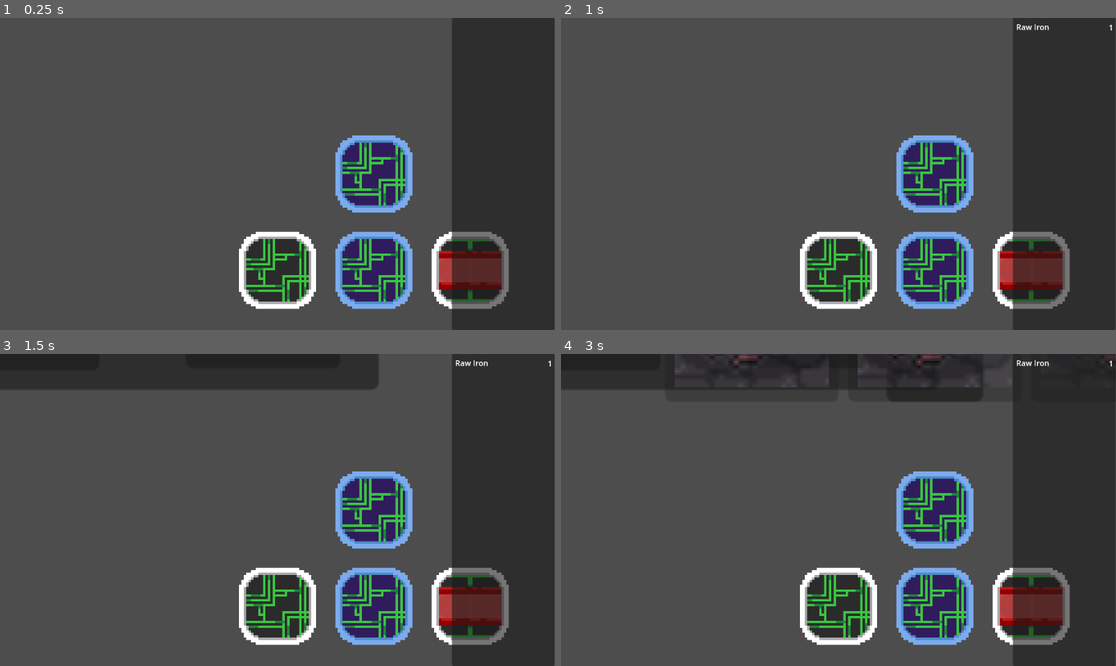
Above: before the commit, frames 1-4 (two rows, left to right).
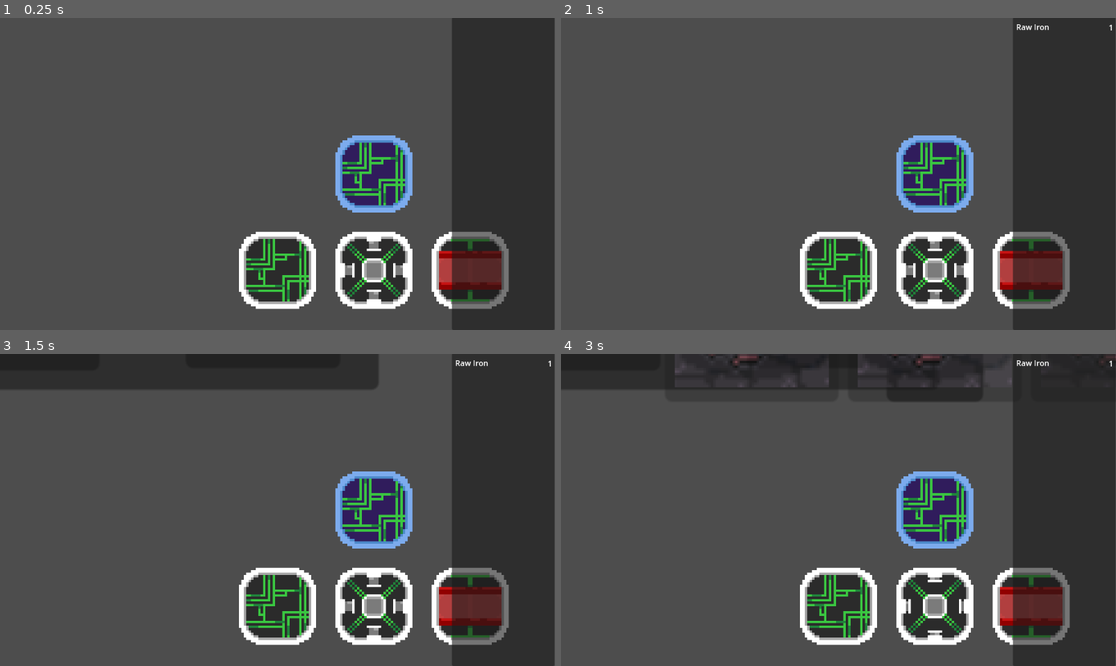
Above: after the commit, the same moments.

Repository: ManechLepage/GodotWild-Jam68
Game: Godot game, scene res://Scenes/node_2d.tscn
The game is run twice, just before and just after one commit, with the same random seed, the same clock (stepped at 60 frames per second) and the same inputs.
Inputs (mouse positions are in pixels of both pictures, inside the frame that each line leads up to):
- Up to frame 1 (0.25 s): no input
- Up to frame 2 (1 s): tap Enter at 0.5 s; move the mouse to (932, 174) at 0.52 s; click (932, 174) at 0.67 s
- Up to frame 3 (1.5 s): tap Space at 1.25 s; move the mouse to (277, 606) at 1.27 s; click (277, 606) at 1.42 s
- Up to frame 4 (3 s): tap Enter at 2 s; move the mouse to (1032, 606) at 2.02 s; click (1032, 606) at 2.17 s; tap Space at 2.75 s; move the mouse to (932, 606) at 2.77 s; click (932, 606) at 2.92 s

The runs differ from the first frame. In frame 1, 3.1% of the frame differs, in the area x 60-75%, y 68-94%; in frame 2, 3.1%; in frame 3, 3.1%; in frame 4, 3.1%.

Commit message:
Forge animation

Diff:
--- /dev/null
+++ b/Godot Wild-jam 68/Graphics/sections/Forge/forge1.tres
@@ -0,0 +1,50 @@
+[gd_resource type="SpriteFrames" load_steps=11 format=3 uid="uid://dwqgoff1ca67h"]
+
+[ext_resource type="Texture2D" uid="uid://cewsm6wosc20f" path="res://Graphics/sections/Forge/Tier1/forge1.png" id="1_1m0fa"]
+[ext_resource type="Texture2D" uid="uid://ceqt2gvqcy3j4" path="res://Graphics/sections/Forge/Tier1/forge2.png" id="2_xjs1t"]
+[ext_resource type="Texture2D" uid="uid://ce3rb35h8vryq" path="res://Graphics/sections/Forge/Tier1/forge3.png" id="3_8fpi6"]
+[ext_resource type="Texture2D" uid="uid://cbt2pd8ddk8ax" path="res://Graphics/sections/Forge/Tier1/forge4.png" id="4_qc4y5"]
+[ext_resource type="Texture2D" uid="uid://bhntjwqmpcy46" path="res://Graphics/sections/Forge/Tier1/forge5.png" id="5_0go00"]
+[ext_resource type="Texture2D" uid="uid://bto364ul11v33" path="res://Graphics/sections/Forge/Tier1/forge6.png" id="6_wjiwv"]
+[ext_resource type="Texture2D" uid="uid://cp4mhe8bol24w" path="res://Graphics/sections/Forge/Tier1/forge7.png" id="7_8eusy"]
+[ext_resource type="Texture2D" uid="uid://bbkmmbdcov3q1" path="res://Graphics/sections/Forge/Tier1/forge8.png" id="8_t0kr5"]
+[ext_resource type="Texture2D" uid="uid://5ibjuktpg3iw" path="res://Graphics/sections/Forge/Tier1/forge9.png" id="9_euroo"]
+[ext_resource type="Texture2D" uid="uid://bdo6l3xef4pkw" path="res://Graphics/sections/Forge/Tier1/forge10.png" id="10_a4tv8"]
+
+[resource]
+animations = [{
+"frames": [{
+"duration": 1.0,
+"texture": ExtResource("1_1m0fa")
+}, {
+"duration": 1.0,
+"texture": ExtResource("2_xjs1t")
+}, {
+"duration": 1.0,
+"texture": ExtResource("3_8fpi6")
+}, {
+"duration": 1.0,
+"texture": ExtResource("4_qc4y5")
+}, {
+"duration": 1.0,
+"texture": ExtResource("5_0go00")
+}, {
+"duration": 1.0,
+"texture": ExtResource("6_wjiwv")
+}, {
+"duration": 1.0,
+"texture": ExtResource("7_8eusy")
+}, {
+"duration": 1.0,
+"texture": ExtResource("8_t0kr5")
+}, {
+"duration": 1.0,
+"texture": ExtResource("9_euroo")
+}, {
+"duration": 1.0,
+"texture": ExtResource("10_a4tv8")
+}],
+"loop": true,
+"name": &"default",
+"speed": 10.0
+}]
--- /dev/null
+++ b/Godot Wild-jam 68/Graphics/sections/Forge/forge2.tres
@@ -0,0 +1,50 @@
+[gd_resource type="SpriteFrames" load_steps=11 format=3 uid="uid://ccfea4iuxvl8a"]
+
+[ext_resource type="Texture2D" uid="uid://boja4amy1ulik" path="res://Graphics/sections/Forge/Tier2/forge2.png" id="1_qt1qf"]
+[ext_resource type="Texture2D" uid="uid://bkixkphx1qaip" path="res://Graphics/sections/Forge/Tier2/forge3.png" id="2_f4w21"]
+[ext_resource type="Texture2D" uid="uid://2crwtjejxlfn" path="res://Graphics/sections/Forge/Tier2/forge4.png" id="3_gqo0c"]
+[ext_resource type="Texture2D" uid="uid://nlvysl1y6se7" path="res://Graphics/sections/Forge/Tier2/forge5.png" id="4_e2311"]
+[ext_resource type="Texture2D" uid="uid://tb6ueau0eur3" path="res://Graphics/sections/Forge/Tier2/forge6.png" id="5_8q6wq"]
+[ext_resource type="Texture2D" uid="uid://blhkhcbix0mqh" path="res://Graphics/sections/Forge/Tier2/forge7.png" id="6_hntrf"]
+[ext_resource type="Texture2D" uid="uid://5m7se3j6o1oe" path="res://Graphics/sections/Forge/Tier2/forge8.png" id="7_np38w"]
+[ext_resource type="Texture2D" uid="uid://hy820gawvy88" path="res://Graphics/sections/Forge/Tier2/forge9.png" id="8_l5khr"]
+[ext_resource type="Texture2D" uid="uid://cafwqsyd8f0so" path="res://Graphics/sections/Forge/Tier2/forge10.png" id="9_1nqr5"]
+[ext_resource type="Texture2D" uid="uid://xg8c1677ko2b" path="res://Graphics/sections/Forge/Tier2/forge11.png" id="10_n1lxy"]
+
+[resource]
+animations = [{
+"frames": [{
+"duration": 1.0,
+"texture": ExtResource("1_qt1qf")
+}, {
+"duration": 1.0,
+"texture": ExtResource("2_f4w21")
+}, {
+"duration": 1.0,
+"texture": ExtResource("3_gqo0c")
+}, {
+"duration": 1.0,
+"texture": ExtResource("4_e2311")
+}, {
+"duration": 1.0,
+"texture": ExtResource("5_8q6wq")
+}, {
+"duration": 1.0,
+"texture": ExtResource("6_hntrf")
+}, {
+"duration": 1.0,
+"texture": ExtResource("7_np38w")
+}, {
+"duration": 1.0,
+"texture": ExtResource("8_l5khr")
+}, {
+"duration": 1.0,
+"texture": ExtResource("9_1nqr5")
+}, {
+"duration": 1.0,
+"texture": ExtResource("10_n1lxy")
+}],
+"loop": true,
+"name": &"default",
+"speed": 10.0
+}]
--- /dev/null
+++ b/Godot Wild-jam 68/Graphics/sections/Forge/forge3.tres
@@ -0,0 +1,50 @@
+[gd_resource type="SpriteFrames" load_steps=11 format=3 uid="uid://bbcjbekq6rucv"]
+
+[ext_resource type="Texture2D" uid="uid://pxp87exej5wm" path="res://Graphics/sections/Forge/Tier3/forge3.png" id="1_l6bih"]
+[ext_resource type="Texture2D" uid="uid://bxujacjl3xhr6" path="res://Graphics/sections/Forge/Tier3/forge4.png" id="2_rjbsa"]
+[ext_resource type="Texture2D" uid="uid://cf4ce4bplc8hf" path="res://Graphics/sections/Forge/Tier3/forge5.png" id="3_g2qou"]
+[ext_resource type="Texture2D" uid="uid://hqqn63w2lee8" path="res://Graphics/sections/Forge/Tier3/forge6.png" id="4_nia0c"]
+[ext_resource type="Texture2D" uid="uid://dsy2ht381dii8" path="res://Graphics/sections/Forge/Tier3/forge7.png" id="5_flc6l"]
+[ext_resource type="Texture2D" uid="uid://co51x67j4vhfs" path="res://Graphics/sections/Forge/Tier3/forge8.png" id="6_c8kqm"]
+[ext_resource type="Texture2D" uid="uid://cuqkoambevmtq" path="res://Graphics/sections/Forge/Tier3/forge9.png" id="7_5a6xq"]
+[ext_resource type="Texture2D" uid="uid://hml3pngb28sy" path="res://Graphics/sections/Forge/Tier3/forge10.png" id="8_silf5"]
+[ext_resource type="Texture2D" uid="uid://b4g4exsugj6vx" path="res://Graphics/sections/Forge/Tier3/forge11.png" id="9_b41j5"]
+[ext_resource type="Texture2D" uid="uid://dxr8q7wgkh7ls" path="res://Graphics/sections/Forge/Tier3/forge12.png" id="10_xtgi2"]
+
+[resource]
+animations = [{
+"frames": [{
+"duration": 1.0,
+"texture": ExtResource("1_l6bih")
+}, {
+"duration": 1.0,
+"texture": ExtResource("2_rjbsa")
+}, {
+"duration": 1.0,
+"texture": ExtResource("3_g2qou")
+}, {
+"duration": 1.0,
+"texture": ExtResource("4_nia0c")
+}, {
+"duration": 1.0,
+"texture": ExtResource("5_flc6l")
+}, {
+"duration": 1.0,
+"texture": ExtResource("6_c8kqm")
+}, {
+"duration": 1.0,
+"texture": ExtResource("7_5a6xq")
+}, {
+"duration": 1.0,
+"texture": ExtResource("8_silf5")
+}, {
+"duration": 1.0,
+"texture": ExtResource("9_b41j5")
+}, {
+"duration": 1.0,
+"texture": ExtResource("10_xtgi2")
+}],
+"loop": true,
+"name": &"default",
+"speed": 10.0
+}]
--- a/Godot Wild-jam 68/Scenes/Spaceship/Forge.tscn
+++ b/Godot Wild-jam 68/Scenes/Spaceship/Forge.tscn
@@ -1,6 +1,7 @@
-[gd_scene load_steps=5 format=3 uid="uid://dl322dbt6e1q7"]
+[gd_scene load_steps=6 format=3 uid="uid://dl322dbt6e1q7"]
 
 [ext_resource type="PackedScene" uid="uid://b18x7uwk4vpmy" path="res://Scenes/Spaceship/spaceship_section.tscn" id="1_hr68y"]
+[ext_resource type="SpriteFrames" uid="uid://dwqgoff1ca67h" path="res://Graphics/sections/Forge/forge1.tres" id="2_2g2ex"]
 [ext_resource type="Script" path="res://Scripts/Spaceship/ForgeHContainer.gd" id="2_3eteh"]
 [ext_resource type="Script" path="res://Scripts/Spaceship/ForgeComponent.gd" id="2_elvxe"]
 
@@ -8,11 +9,15 @@
 size = Vector2(32.2, 32)
 
 [node name="Forge" instance=ExtResource("1_hr68y")]
+sprite_frames = ExtResource("2_2g2ex")
+frame = 9
+frame_progress = 0.885893
 type = 3
 
 [node name="Area2D" type="Area2D" parent="." index="0"]
 
 [node name="CollisionShape2D" type="CollisionShape2D" parent="Area2D" index="0"]
+visible = false
 position = Vector2(0.1, 0.2)
 scale = Vector2(1, 1)
 shape = SubResource("RectangleShape2D_bdrhe")
--- a/Godot Wild-jam 68/Scenes/Spaceship/Generator.tscn
+++ b/Godot Wild-jam 68/Scenes/Spaceship/Generator.tscn
@@ -20,6 +20,7 @@
 [node name="Area2D" type="Area2D" parent="." index="0"]
 
 [node name="CollisionShape2D" type="CollisionShape2D" parent="Area2D" index="0"]
+visible = false
 shape = SubResource("RectangleShape2D_bdrhe")
 
 [node name="Generator" type="Node" parent="." index="1"]
--- a/Godot Wild-jam 68/Scripts/Spaceship/ForgeComponent.gd
+++ b/Godot Wild-jam 68/Scripts/Spaceship/ForgeComponent.gd
@@ -31,6 +31,7 @@
 	is_forging = false
 
 	timer.stop()
+	get_parent().stop()
 
 	unload_last_choices()
 	load_choices()
@@ -69,6 +70,7 @@
 	print(f_string % forging.name)
 
 	timer.stop()
+	get_parent().stop()
 
 func activate_forger():
 	is_choosing = false
@@ -76,6 +78,7 @@
 	panel.visible = false
 
 	timer.start()
+	get_parent().play()
 
 func press_button(button):
 	print(button.item.name)
Binary file added: Godot Wild-jam 68/Graphics/sections/Forge/Tier1/forge.aseprite
Binary file added: Godot Wild-jam 68/Graphics/sections/Forge/Tier1/forge1.png
Not shown, added: Godot Wild-jam 68/Graphics/sections/Forge/Tier1/forge1.png.import
Binary file added: Godot Wild-jam 68/Graphics/sections/Forge/Tier1/forge10.png
Not shown, added: Godot Wild-jam 68/Graphics/sections/Forge/Tier1/forge10.png.import
Binary file added: Godot Wild-jam 68/Graphics/sections/Forge/Tier1/forge2.png
Not shown, added: Godot Wild-jam 68/Graphics/sections/Forge/Tier1/forge2.png.import
Binary file added: Godot Wild-jam 68/Graphics/sections/Forge/Tier1/forge3.png
Not shown, added: Godot Wild-jam 68/Graphics/sections/Forge/Tier1/forge3.png.import
Binary file added: Godot Wild-jam 68/Graphics/sections/Forge/Tier1/forge4.png
Not shown, added: Godot Wild-jam 68/Graphics/sections/Forge/Tier1/forge4.png.import
Binary file added: Godot Wild-jam 68/Graphics/sections/Forge/Tier1/forge5.png
(and 51 more such lines)
